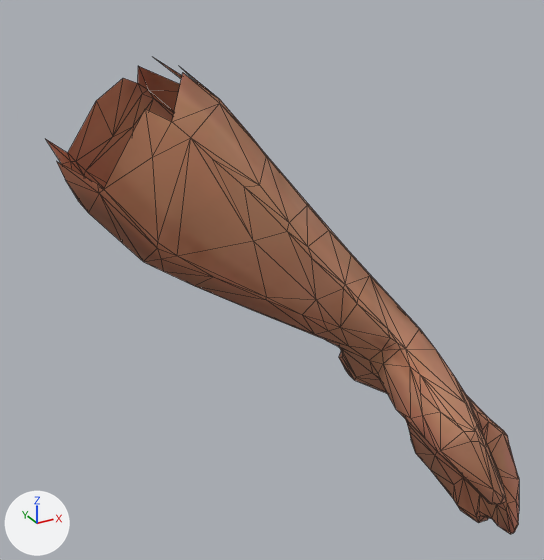
The OBJ model Models/hombre_antebrazo_izq.obj as it was, and as the next commit left it.
Before and after are seen from a 50 mm camera at (-0.129, -0.41, 0.089) aimed at (0.085, -0.022, -0.105). The lights are fixed; the arrows at lower left show +X, +Y and +Z. The first picture is the older version. Mesh edges are drawn as thin lines. Where no turn or scale is listed for an object, it has been applied to the vertices.

Objects in the first picture: 'hombre_antebrazo_izq'.
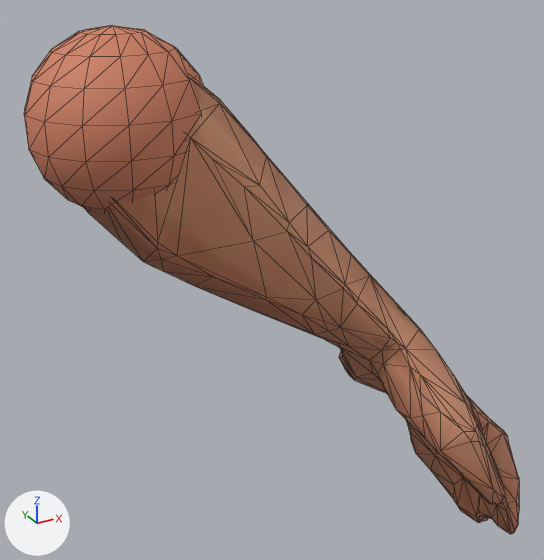
The edits, one by one:
me_hombre_antebrazo_izq is used by ob_hombre_antebrazo_izq; location (0.0, 0.0, 0.0).
me_hombre_antebrazo_izq had 330 vertices, 639 faces and spanned x -0.038..0.249, y -0.141..0.046, z -0.325..0.033.
me_hombre_antebrazo_izq now has 445 vertices, 882 faces and spans x -0.051..0.249, y -0.141..0.05, z -0.325..0.052.
me_hombre_antebrazo_izq part 1: a new loose piece, a UV sphere (14 segments, 9 rings, poles along z) spanning x -0.051..0.051, y -0.05..0.05, z -0.052..0.052, in mat_hombre_manta (picture img_hombre_manta_jpg).
Other edits to the shape of me_hombre_antebrazo_izq do not show in these pictures.

Pixel boxes [x1, y1, x2, y2] of what changed, in the pictures (544 x 560 px):
'hombre_antebrazo_izq', reshaped (7% taller)
    before: [46, 57, 519, 534]
    after: [24, 25, 519, 534]
part 1 of me_hombre_antebrazo_izq, added (orange)
    after: [24, 25, 203, 212]
